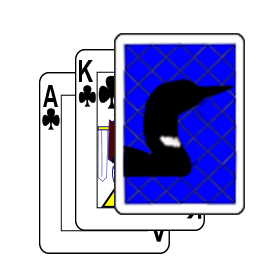
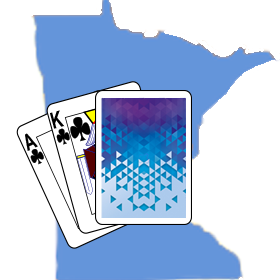
The second (280, 280) image is a revision of the first. Changes to its layers:
added layer "Layer 2" above "Layer 1" over [101, 98, 186, 218]
hid "Layer 1" over [114, 33, 245, 215]
hid "pacifica-386904_640" over [124, 42, 236, 204]
hid "Loon" over [132, 72, 228, 177]
painted on "back" over [95, 33, 245, 225]
painted on "clubs-k" over [46, 49, 205, 234]
painted on "clubs-a" over [16, 72, 170, 254]
added layer "Layer 4" above "Background" over [30, 0, 280, 280]
